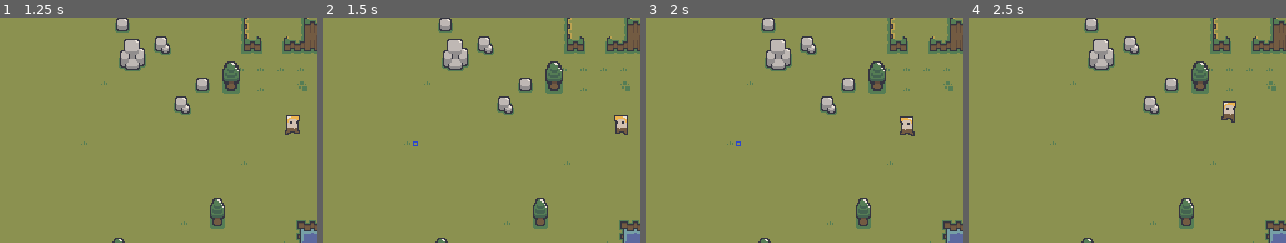
Above: before the commit, frames 1-4 (left to right).
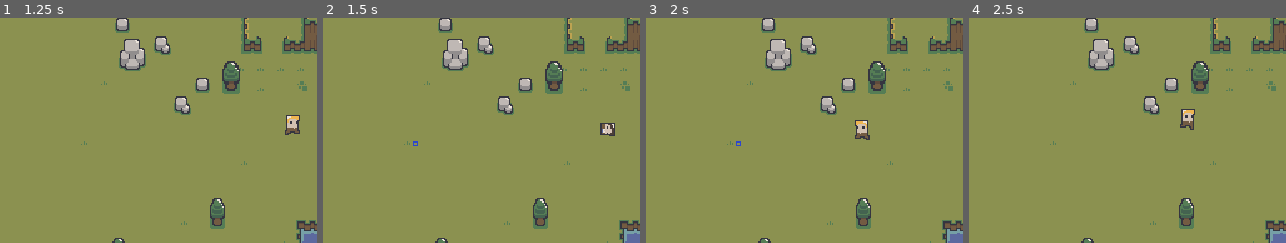
Above: after the commit, the same moments.

Repository: qmarsala/DeliciousDungeon
Game: Godot game, scene res://scenes/game.tscn
The game is run twice, just before and just after one commit, with the same random seed, the same clock (stepped at 60 frames per second) and the same inputs.
Inputs (mouse positions are % of the whole screen's width and height, from its top left):
- Up to frame 1 (1.25 s): tap Enter at 0.5 s; move the mouse to (74, 45) at 0.52 s; tap Q (ability_one) at 0.6 s; click (74, 45) at 0.67 s
- Up to frame 2 (1.5 s): move the mouse to (22, 55) at 1.27 s; right-click (22, 55) at 1.35 s; click (22, 55) at 1.42 s
- Up to frame 3 (2 s): no input
- Up to frame 4 (2.5 s): move the mouse to (59, 28) at 2.02 s; hold F (interact) from 2.03 s (still down); click (59, 28) at 2.17 s
The pictures show only the part of the screen within x 7-57%, y 27-77%; the shares and areas given below are measured in that part.

Frame 1 is identical in both runs. In frame 2, 0.6% of the frame differs, in the area x 87-97%, y 43-53%; in frame 3, 0.7%; in frame 4, 0.7%, in the area x 66-85%, y 36-50%.
Error before the commit: Parse Error: Could not find type "Attack" in the current scope. (res://assets/resources/status_effects/status_effect_synergy.gd:8)

Commit message:
more house keeping

Diff:
--- a/src/assets/scripts/items/projectile.gd
+++ b/src/assets/scripts/items/projectile.gd
@@ -8,7 +8,6 @@
 @export var max_pierce_count = 1
 @export var max_range = 100
 @export var bonus_range = 0 # how do we want to do this? maybe it can just be part of the projectile data? maybe we add this from ability contexts?
-@export var synergy_effect: StatusEffect
 
 var direction = Vector2(0,0)
 var target = Vector2(0,0)
@@ -48,14 +47,11 @@
 
 func _on_area_2d_area_entered(area: Area2D) -> void:
 	if area is Hitbox:
-		var effect_synergy = StatusEffectSynergy.new()
-		effect_synergy.status_effect = synergy_effect
-		effect_synergy.bonus_damage_modifier = 2
 		var attack = Attack.new()
-		attack.effect_synergy = effect_synergy
 		if data:
 			attack.damage = data.damage.front()
 			attack.status_effects = data.status_effects
+			attack.effect_synergy = data.status_effect_synergy
 		else:
 			attack.damage = damage
 		area.apply_attack(attack)
--- /dev/null
+++ b/src/assets/scripts/objects/attack.gd
@@ -0,0 +1,17 @@
+class_name Attack
+
+var damage: float
+var status_effects: Array[StatusEffect] = []
+var effect_synergy: StatusEffectSynergy
+
+#do we like this?
+# maybe if we like this pattern
+# we can have armour resolved here too?
+func apply(health_component: HealthComponent, status_effects_component: StatusEffectComponent) -> void:
+	if status_effects_component:
+		if effect_synergy and status_effects_component.has_effect(effect_synergy.status_effect):
+			effect_synergy.apply(self)
+		for effect in status_effects:
+			status_effects_component.apply_effect(effect)
+	if health_component and damage > 0:
+		health_component.receive_damage(damage)
--- a/src/assets/scripts/spells/conflagrate.gd
+++ b/src/assets/scripts/spells/conflagrate.gd
@@ -3,11 +3,6 @@
 
 @onready var area_2d: Area2D = $Area2D
 @onready var animated_sprite_2d: AnimatedSprite2D = $AnimatedSprite2D
-
-#todo: should this go to attack data?
-# and how do we want to control what the synergy does?
-# maybe it 'pops' the status effect, maybe it doubles our damage?
-@export var synergy_effect: StatusEffect
 
 var data: AbilityData
 
@@ -18,14 +13,9 @@
 	var targets = area_2d.get_overlapping_areas()
 	for t in targets:
 		if t is Hitbox:
-			var effect_synergy = StatusEffectSynergy.new()
-			effect_synergy.status_effect = synergy_effect
-			effect_synergy.bonus_damage_modifier = 2
-
 			var attack = Attack.new()
 			attack.damage = amount
-			attack.effect_synergy = effect_synergy
-
+			attack.effect_synergy = data.status_effect_synergy
 			t.apply_attack(attack)
 
 func _on_initial_damage_timer_timeout() -> void:
--- a/src/scenes/debug.tscn
+++ b/src/scenes/debug.tscn
@@ -11,7 +11,7 @@
 [ext_resource type="PackedScene" uid="uid://y4ktplof8y3c" path="res://scenes/player.tscn" id="6_ucoae"]
 [ext_resource type="PackedScene" uid="uid://cwoqb0h58gi6y" path="res://scenes/enemies/troll.tscn" id="7_mkydk"]
 [ext_resource type="PackedScene" uid="uid://bq43heu5kffs1" path="res://scenes/items/pickup.tscn" id="10_tdpce"]
-[ext_resource type="Resource" uid="uid://ny7ct1tec7fk" path="res://assets/data/items/bow_leveltwo.tres" id="11_0023b"]
+[ext_resource type="Resource" uid="uid://ny7ct1tec7fk" path="res://assets/resources/items/bow_leveltwo.tres" id="11_0023b"]
 [ext_resource type="PackedScene" uid="uid://cfesvjhulwkvx" path="res://scenes/items/fire.tscn" id="11_wrpau"]
 [ext_resource type="PackedScene" uid="uid://d0nk2tnjt4nfh" path="res://scenes/enemies/ranged_skeleton.tscn" id="12_i7yee"]
 [ext_resource type="PackedScene" uid="uid://14qxoibvjmhg" path="res://scenes/enemy_bounds.tscn" id="13_hvojg"]
@@ -22,10 +22,10 @@
 [ext_resource type="PackedScene" uid="uid://d1bxw1ae03fmi" path="res://scenes/components/status_effects_component.tscn" id="20_04imu"]
 [ext_resource type="Script" path="res://assets/scripts/enemies/enemy_states/enemy_state_machine.gd" id="20_5wu08"]
 [ext_resource type="Script" path="res://assets/scripts/enemies/enemy_states/enemy_idle_state.gd" id="21_5wrof"]
-[ext_resource type="Resource" uid="uid://caxnrd7613eoa" path="res://assets/data/items/firestaff_levelone.tres" id="21_h7dnt"]
+[ext_resource type="Resource" uid="uid://caxnrd7613eoa" path="res://assets/resources/items/firestaff_levelone.tres" id="21_h7dnt"]
 [ext_resource type="PackedScene" uid="uid://ydoamsvkvmjd" path="res://scenes/components/health_component.tscn" id="22_d5fxq"]
-[ext_resource type="Resource" uid="uid://bdi7bnaltuw0l" path="res://assets/data/items/firestaff_leveltwo.tres" id="22_k8tsf"]
-[ext_resource type="Resource" uid="uid://b4gbq7ksurbo" path="res://assets/data/items/bow_levelone.tres" id="23_3mj40"]
+[ext_resource type="Resource" uid="uid://bdi7bnaltuw0l" path="res://assets/resources/items/firestaff_leveltwo.tres" id="22_k8tsf"]
+[ext_resource type="Resource" uid="uid://b4gbq7ksurbo" path="res://assets/resources/items/bow_levelone.tres" id="23_3mj40"]
 [ext_resource type="PackedScene" uid="uid://b8s7nl3sdl2xv" path="res://scenes/items/chest.tscn" id="23_nkwgo"]
 
 [sub_resource type="TileSetAtlasSource" id="TileSetAtlasSource_3hphl"]
--- a/src/scenes/enemies/attack_dummy.tres
+++ b/src/scenes/enemies/attack_dummy.tres
@@ -1,6 +1,6 @@
 [gd_resource type="Resource" script_class="EnemyData" load_steps=2 format=3 uid="uid://dtt8oanr6xk70"]
 
-[ext_resource type="Script" path="res://assets/data/enemy_data.gd" id="1_an8o5"]
+[ext_resource type="Script" path="res://assets/resources/enemies/enemy_data.gd" id="1_an8o5"]
 
 [resource]
 script = ExtResource("1_an8o5")
--- a/src/scenes/enemies/goblin.tscn
+++ b/src/scenes/enemies/goblin.tscn
@@ -1,7 +1,7 @@
 [gd_scene load_steps=31 format=3 uid="uid://l5ic445kl6da"]
 
 [ext_resource type="Script" path="res://assets/scripts/enemies/enemy.gd" id="1_0vklg"]
-[ext_resource type="Resource" uid="uid://bimn8sgkvl2o3" path="res://assets/data/enemies/goblin.tres" id="2_1c58a"]
+[ext_resource type="Resource" uid="uid://bimn8sgkvl2o3" path="res://assets/resources/enemies/goblin.tres" id="2_1c58a"]
 [ext_resource type="Texture2D" uid="uid://c63k7jadehpp7" path="res://assets/sprites/dungeon/goblin_.png" id="4_c6iyo"]
 [ext_resource type="PackedScene" uid="uid://ydoamsvkvmjd" path="res://scenes/components/health_component.tscn" id="5_awlvx"]
 [ext_resource type="PackedScene" uid="uid://c5oj53s80lw1c" path="res://scenes/components/hitbox.tscn" id="5_h3vuw"]
--- a/src/scenes/enemies/ranged_skeleton.tscn
+++ b/src/scenes/enemies/ranged_skeleton.tscn
@@ -1,7 +1,7 @@
 [gd_scene load_steps=15 format=3 uid="uid://d0nk2tnjt4nfh"]
 
 [ext_resource type="Script" path="res://assets/scripts/enemies/enemy.gd" id="1_adk1w"]
-[ext_resource type="Resource" uid="uid://73gucalk24fs" path="res://assets/data/enemies/ranged_skeleton.tres" id="2_7pu6r"]
+[ext_resource type="Resource" uid="uid://73gucalk24fs" path="res://assets/resources/enemies/ranged_skeleton.tres" id="2_7pu6r"]
 [ext_resource type="PackedScene" uid="uid://c5oj53s80lw1c" path="res://scenes/components/hitbox.tscn" id="3_60mma"]
 [ext_resource type="SpriteFrames" uid="uid://b6tsfs76tcrb1" path="res://assets/animations/skeleton_animation.tres" id="3_w30yt"]
 [ext_resource type="PackedScene" uid="uid://ydoamsvkvmjd" path="res://scenes/components/health_component.tscn" id="4_i88yj"]
--- a/src/scenes/enemies/troll.tscn
+++ b/src/scenes/enemies/troll.tscn
@@ -1,7 +1,7 @@
 [gd_scene load_steps=38 format=3 uid="uid://cwoqb0h58gi6y"]
 
 [ext_resource type="Script" path="res://assets/scripts/enemies/enemy.gd" id="1_b43ex"]
-[ext_resource type="Resource" uid="uid://dme853k8xu4qu" path="res://assets/data/enemies/troll.tres" id="2_f36uu"]
+[ext_resource type="Resource" uid="uid://dme853k8xu4qu" path="res://assets/resources/enemies/troll.tres" id="2_f36uu"]
 [ext_resource type="Texture2D" uid="uid://d3bkdx3n808em" path="res://assets/sprites/forestSprites_ v1.2/troll_.png" id="2_o0od4"]
 [ext_resource type="Texture2D" uid="uid://dyywsx6uxabdm" path="res://assets/sprites/forestSprites_ v1.2/weapons_.png" id="3_dhr1q"]
 [ext_resource type="PackedScene" uid="uid://ydoamsvkvmjd" path="res://scenes/components/health_component.tscn" id="3_f1a2u"]
--- a/src/scenes/items/arrow.tscn
+++ b/src/scenes/items/arrow.tscn
@@ -2,7 +2,7 @@
 
 [ext_resource type="Texture2D" uid="uid://c1qb48wdrvwqa" path="res://assets/sprites/robinhood/weapons_.png" id="1_cgbgu"]
 [ext_resource type="Script" path="res://assets/scripts/items/projectile.gd" id="1_k70sm"]
-[ext_resource type="Resource" uid="uid://ba1rm1w5wl0iy" path="res://assets/data/status_effects/burning.tres" id="2_24p5u"]
+[ext_resource type="Resource" uid="uid://ba1rm1w5wl0iy" path="res://assets/resources/status_effects/burning.tres" id="2_24p5u"]
 
 [sub_resource type="RectangleShape2D" id="RectangleShape2D_088qw"]
 size = Vector2(4, 14)
--- a/src/scenes/items/bow_leveltwo.tscn
+++ b/src/scenes/items/bow_leveltwo.tscn
@@ -2,7 +2,7 @@
 
 [ext_resource type="Script" path="res://assets/scripts/items/weapon.gd" id="1_dpge4"]
 [ext_resource type="SpriteFrames" uid="uid://cawxta7v7inqw" path="res://assets/animations/bow_animation.tres" id="2_715ou"]
-[ext_resource type="Resource" uid="uid://bxslsp2tvvin1" path="res://assets/data/weapons/bow_leveltwo.tres" id="2_qwfde"]
+[ext_resource type="Resource" uid="uid://bxslsp2tvvin1" path="res://assets/resources/weapons/bow_leveltwo.tres" id="2_qwfde"]
 [ext_resource type="Texture2D" uid="uid://c1qb48wdrvwqa" path="res://assets/sprites/robinhood/weapons_.png" id="3_w3xtp"]
 [ext_resource type="PackedScene" uid="uid://kjlfckhhcg2v" path="res://scenes/components/ability.tscn" id="4_0pdda"]
 
--- a/src/scenes/items/chest.tscn
+++ b/src/scenes/items/chest.tscn
@@ -2,11 +2,11 @@
 
 [ext_resource type="Script" path="res://assets/scripts/items/chest.gd" id="1_3cevd"]
 [ext_resource type="Texture2D" uid="uid://18dhv0jowwdt" path="res://assets/sprites/dungeon/dungeonDecoration_0.png" id="1_qy1vr"]
-[ext_resource type="Script" path="res://assets/data/items/item.gd" id="3_es4yf"]
-[ext_resource type="Resource" uid="uid://ny7ct1tec7fk" path="res://assets/data/items/bow_leveltwo.tres" id="4_p0lmn"]
-[ext_resource type="Resource" uid="uid://bdi7bnaltuw0l" path="res://assets/data/items/firestaff_leveltwo.tres" id="5_6ec4j"]
-[ext_resource type="Resource" uid="uid://dfkt24ubih6n6" path="res://assets/data/items/wood.tres" id="7_v1b2c"]
-[ext_resource type="Resource" uid="uid://eahj1urja2wk" path="res://assets/data/items/goblin_steak.tres" id="8_2nmhp"]
+[ext_resource type="Script" path="res://assets/resources/items/item.gd" id="3_es4yf"]
+[ext_resource type="Resource" uid="uid://ny7ct1tec7fk" path="res://assets/resources/items/bow_leveltwo.tres" id="4_p0lmn"]
+[ext_resource type="Resource" uid="uid://bdi7bnaltuw0l" path="res://assets/resources/items/firestaff_leveltwo.tres" id="5_6ec4j"]
+[ext_resource type="Resource" uid="uid://dfkt24ubih6n6" path="res://assets/resources/items/wood.tres" id="7_v1b2c"]
+[ext_resource type="Resource" uid="uid://eahj1urja2wk" path="res://assets/resources/items/goblin_steak.tres" id="8_2nmhp"]
 
 [sub_resource type="CapsuleShape2D" id="CapsuleShape2D_ew13i"]
 
--- a/src/scenes/levels/dungeon.tscn
+++ b/src/scenes/levels/dungeon.tscn
@@ -4,13 +4,13 @@
 [ext_resource type="Shader" path="res://assets/fog.gdshader" id="2_nr1ht"]
 [ext_resource type="Script" path="res://assets/scripts/levels/basic_room_generator_poc.gd" id="2_oro8l"]
 [ext_resource type="Texture2D" uid="uid://bituatka5prk2" path="res://assets/sprites/black.jpg" id="3_6o5vc"]
-[ext_resource type="Resource" uid="uid://51tcb3ky62hd" path="res://assets/data/rooms/basic_starting_room.tres" id="3_7jkkf"]
-[ext_resource type="Resource" uid="uid://bbl0uvfrncnp5" path="res://assets/data/rooms/basic_end_room.tres" id="4_mfxjq"]
-[ext_resource type="Resource" uid="uid://dhvhmrtm5kt57" path="res://assets/data/rooms/basic_rooms.tres" id="5_xuv11"]
-[ext_resource type="Script" path="res://assets/data/room.gd" id="6_t6tku"]
-[ext_resource type="Resource" uid="uid://d45mbqcotxei" path="res://assets/data/rooms/RoomD.tres" id="7_aut4m"]
-[ext_resource type="Resource" uid="uid://cpt01suije63u" path="res://assets/data/rooms/RestRoomB.tres" id="8_4i6pv"]
-[ext_resource type="Script" path="res://assets/data/room_set.gd" id="9_rfe56"]
+[ext_resource type="Resource" uid="uid://51tcb3ky62hd" path="res://assets/resources/rooms/basic_starting_room.tres" id="3_7jkkf"]
+[ext_resource type="Resource" uid="uid://bbl0uvfrncnp5" path="res://assets/resources/rooms/basic_end_room.tres" id="4_mfxjq"]
+[ext_resource type="Resource" uid="uid://dhvhmrtm5kt57" path="res://assets/resources/rooms/basic_rooms.tres" id="5_xuv11"]
+[ext_resource type="Script" path="res://assets/resources/room.gd" id="6_t6tku"]
+[ext_resource type="Resource" uid="uid://d45mbqcotxei" path="res://assets/resources/rooms/RoomD.tres" id="7_aut4m"]
+[ext_resource type="Resource" uid="uid://cpt01suije63u" path="res://assets/resources/rooms/RestRoomB.tres" id="8_4i6pv"]
+[ext_resource type="Script" path="res://assets/resources/room_set.gd" id="9_rfe56"]
 [ext_resource type="PackedScene" uid="uid://y4ktplof8y3c" path="res://scenes/player.tscn" id="10_fgu52"]
 [ext_resource type="PackedScene" uid="uid://b1bfcy70vhh2k" path="res://scenes/ui/player_ui.tscn" id="11_exkqe"]
 
--- a/src/scenes/levels/dungeon_rooms/basic_start_room.tscn
+++ b/src/scenes/levels/dungeon_rooms/basic_start_room.tscn
@@ -4,9 +4,9 @@
 [ext_resource type="TileSet" uid="uid://d0eusdwt4lmko" path="res://assets/dungeon_tileset.tres" id="2_td5qt"]
 [ext_resource type="PackedScene" uid="uid://cfesvjhulwkvx" path="res://scenes/items/fire.tscn" id="3_ve0fs"]
 [ext_resource type="PackedScene" uid="uid://bq43heu5kffs1" path="res://scenes/items/pickup.tscn" id="4_oaukl"]
-[ext_resource type="Resource" uid="uid://caxnrd7613eoa" path="res://assets/data/items/firestaff_levelone.tres" id="5_op72h"]
+[ext_resource type="Resource" uid="uid://caxnrd7613eoa" path="res://assets/resources/items/firestaff_levelone.tres" id="5_op72h"]
 [ext_resource type="PackedScene" uid="uid://kv3v27epeoda" path="res://scenes/levels/on_player_area_trigger.tscn" id="6_bmdef"]
-[ext_resource type="Resource" uid="uid://b4gbq7ksurbo" path="res://assets/data/items/bow_levelone.tres" id="6_fo3cp"]
+[ext_resource type="Resource" uid="uid://b4gbq7ksurbo" path="res://assets/resources/items/bow_levelone.tres" id="6_fo3cp"]
 [ext_resource type="PackedScene" uid="uid://14qxoibvjmhg" path="res://scenes/enemy_bounds.tscn" id="6_l6r4d"]
 [ext_resource type="PackedScene" uid="uid://d28o64v6vkmw2" path="res://scenes/strategies/change_level_strategy.tscn" id="7_w6wpo"]
 
--- a/src/scenes/levels/tree.tscn
+++ b/src/scenes/levels/tree.tscn
@@ -3,7 +3,7 @@
 [ext_resource type="Texture2D" uid="uid://bclkv6beuf77b" path="res://assets/sprites/fantasy_ [version 2.0]/forest_/forest_ [resources].png" id="1_18ktc"]
 [ext_resource type="Script" path="res://assets/scripts/levels/forest_tree.gd" id="1_cgee7"]
 [ext_resource type="PackedScene" uid="uid://1klbv4dx44kw" path="res://scenes/levels/felled_tree_top.tscn" id="2_a2c71"]
-[ext_resource type="Resource" uid="uid://dfkt24ubih6n6" path="res://assets/data/items/wood.tres" id="3_l5na6"]
+[ext_resource type="Resource" uid="uid://dfkt24ubih6n6" path="res://assets/resources/items/wood.tres" id="3_l5na6"]
 [ext_resource type="PackedScene" uid="uid://ydoamsvkvmjd" path="res://scenes/components/health_component.tscn" id="3_vqeq6"]
 [ext_resource type="PackedScene" uid="uid://bq43heu5kffs1" path="res://scenes/items/pickup.tscn" id="4_cnckc"]
 [ext_resource type="AudioStream" uid="uid://cu14xetrk850x" path="res://assets/audio/FelledTree.wav" id="7_5rf2q"]
--- a/src/scenes/spells/conflagrate.tscn
+++ b/src/scenes/spells/conflagrate.tscn
@@ -2,7 +2,7 @@
 
 [ext_resource type="Script" path="res://assets/scripts/spells/conflagrate.gd" id="1_w1lis"]
 [ext_resource type="Texture2D" uid="uid://cdk267i0i80jy" path="res://assets/sprites/dungeon/fire_.png" id="2_eqfx4"]
-[ext_resource type="Resource" uid="uid://ba1rm1w5wl0iy" path="res://assets/data/status_effects/burning.tres" id="2_y37v0"]
+[ext_resource type="Resource" uid="uid://ba1rm1w5wl0iy" path="res://assets/resources/status_effects/burning.tres" id="2_y37v0"]
 
 [sub_resource type="AtlasTexture" id="AtlasTexture_d85sh"]
 atlas = ExtResource("2_eqfx4")
